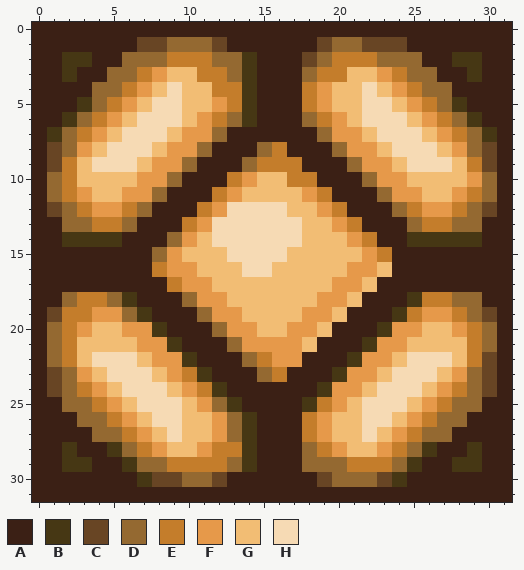
Two states of a pixel-art sprite, textures/blocks/redstone_lamp_on.png. This is how it looked before the edit.
The file is 32x32 pixels.
Palette (. is transparent): A #3b2015  B #463714  C #684524  D #946931  E #c47d2b  F #e6994a  G #f2bd74  H #f6dab4
Pixels before, first column x 0:
 0 AAAAAAAAAAAAAAAAAAAAAAAAAAAAAAAA
 1 AAAAAAACCDDDCAAAAAACDDCCCAAAAAAA
 2 AABBAADDDEEEDDBAAACDEEEDDDAABBAA
 3 AABAADDEFGGEEDBAAADEEGGFEDDAABAA
 4 AAAADDEFGHGGEEBAAAEFGGHGFEDDAAAA
 5 AAABDEFGHHGGFEBAAAEFGGHHGFEDBAAA
 6 AABDEFGHHHGFEDBAAADEFGHHHGFEDBAA
 7 ABDEFGHHHGFFDAAAAAADFFGHHHGFEDBA
 8 ACDFGHHHGFFDAAADEAAADFFGHHHGFDCA
 9 ACEGHHHGFFDAAADEEEAAADFFGHHHGECA
10 ADEGGGGFFDAAAEFGGEEAAADFFGGGGFDA
11 ADEFGGFFDAAAEFGGGGFEAAADFFGGFEDA
12 ACDEFFEDAAAEFHHHHGGFEAAADEFFEDCA
13 AADDEEDAAAEFHHHHHHGGFEAAADEEDDAA
14 AABBBBAAADFGHHHHHHGGGFEAABBBBBAA
15 AAAAAAAADFGGGHHHHGGGGGFEAAAAAAAA
16 AAAAAAAAEFFGGGHHGGGGGFFGAAAAAAAA
17 AAAAAAAAAEFFGGGGGGGGFFGAAAAAAAAA
18 AADEEDBAAADFFGGGGGGFFGAAABEEDDAA
19 ACEEFFDBAAADFFGGGGFFGAAABEFFEDCA
20 ADEFGGFFBAAADFFGGFFGAAABFFGGFEDA
21 ADEGGGGFFBAAADFFFFGAAABFFGGGGEDA
22 ADEGHHHGFFBAAADEFFAAABFFGHHHGECA
23 ACDFGHHHGFEBAAADEAAABFFGHHHGFDCA
24 ACDEFGHHHGFEBAAAAAABFFGHHHGFEDCA
25 AADDEFGHHHGFDBAAAABEFGHHHGFEDDAA
26 AAADDEFGHHGGFDBAAAEFGGHHGFEDDAAA
27 AAAADDEFGHGGFDBAAAEFGGHGFEDDAAAA
28 AABAABDEFGGFEEBAAADEFGGFEDBAABAA
29 AABBAABDDEEEEDBAAADDDEEEDBAABBAA
30 AAAAAAABCCDDCAAAAAACDDDCBAAAAAAA
31 AAAAAAAAAAAAAAAAAAAAAAAAAAAAAAAA
After:
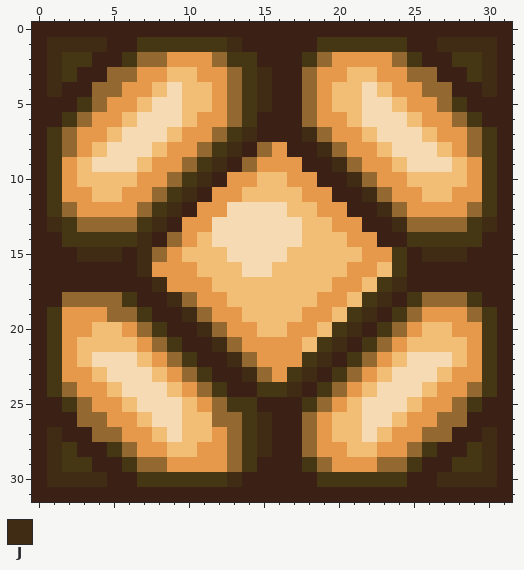
Colours new in this view: J #402b15
Diff:
Changed rows in their new state; - is an unchanged pixel.
first column x 1:
 1 JJJJ--BBBBBBJ-----BBBBBB--JJJJ
 2 J----B--FFF-B----B-FFFF-B----J
 3 J-----F---FF--J---FF---F-----J
 4 J----F-----FD-J--D------F----J
 5 ----F-------D-J--D-------F----
 6 ---F-------F------F-------F---
 7 --F---------BJ---J---------F--
 8 B----------BJ--F--J----------B
 9 BF--------BJ--FFF--J--------FB
10 BF-------BJ-F---FF--J--------B
11 BF------BJ-F------F--J------FB
12 B-F--F-BJ-F--------F--J-F--F-B
13 JB-DD-BJ-F----------F--J-DD-BJ
14 -----BJ--------------F--------
15 --JJJ-J---------------FB-JJJ--
16 ------JF---------------B------
17 -------JF-------------BJ------
18 --DD----J------------BJ--DD-B-
19 BFF-D----J----------BJ--D--F-B
20 BF----D---J--------BJ--D----FB
21 BF-----D---J------BJ--D-----FB
22 BF------D---J-F--BJ--D------FB
23 BF-------D---J-FBJ--D-------FB
24 B-F-------D---BBJ--D-------F-B
25 -B-F---------B----D-------F-B-
26 ----F------D--J--D-------F----
27 J----F--------J--D------F----J
28 J-----F----FD-J---F----F-----J
29 J-------FFFF-----B-FFFD------J
30 JJJJ---BBBBBJ-----BBBBB---JJJJ
